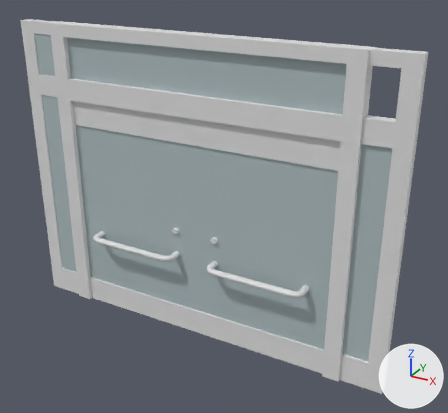
An edit to the FBX model Assets/Modelings/School/School_outdoor/fbx_school_outdoor_door1.fbx, drawn before and after from the same camera.
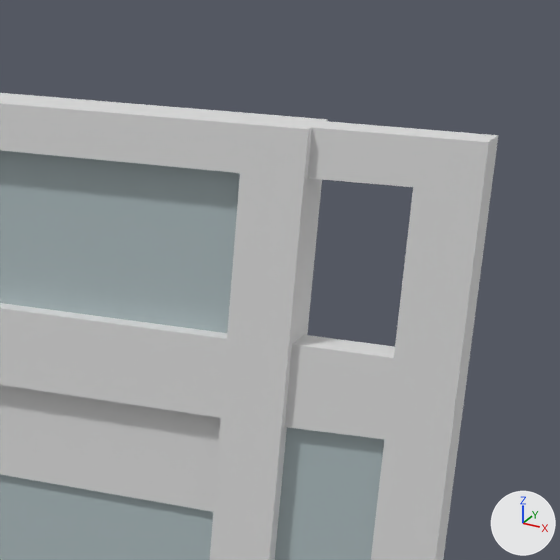
There are two pictures of each version: one whole from a 50 mm lens placed at (-8.54, -2.956, 1.526), pointed at (-9.585, -1.054, 0.575), one close up on the part from 60% to 100% of the width and 2% to 45% of the height. Every picture has the same lights, and +X, +Y and +Z are marked at lower right. Where no turn or scale is listed for an object, it has been applied to the vertices. Vertices at the same position are counted once.

Objects in the first close-up: 'fbx_school_outdoor_door1'.
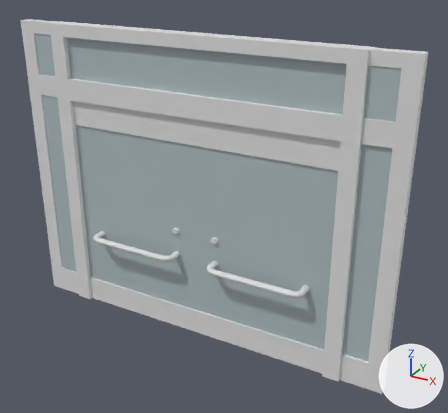
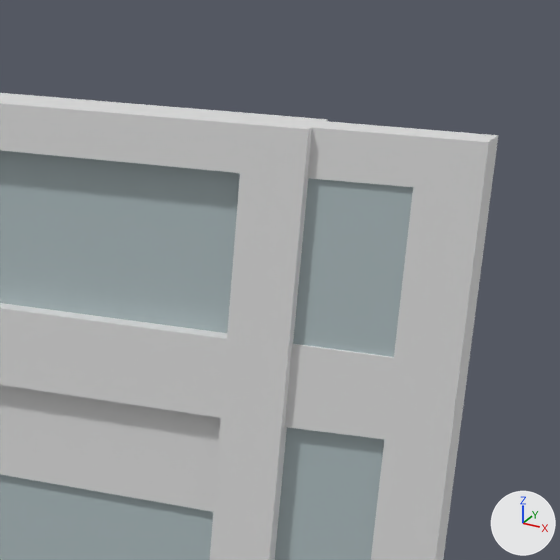
The newer file is also turned or shifted as a whole; pictures and numbers use the older file's frame.

The change in detail:
me_mesh has 796 vertices, 734 faces and spans x -0.78..0.78, y -0.11..0.06, z 0.0..1.21.
me_mesh is used by ob_fbx_school_outdoor_door1; location (-9.687, -1.071, 0.0).
me_mesh part 1: the loose piece of 4 vertices spanning x -0.72..-0.62, y -0.04, z 1.01..1.17 is copied, and the copy is moved by (1.35, 0.0, 0.0); it spans x 0.62..0.72, y -0.04, z 1.01..1.17.

Location of each change, [x1, y1, x2, y2] in pixels of the close-ups (560 x 560 px):
part 1 of me_mesh, added
    after: [293, 178, 413, 357]
